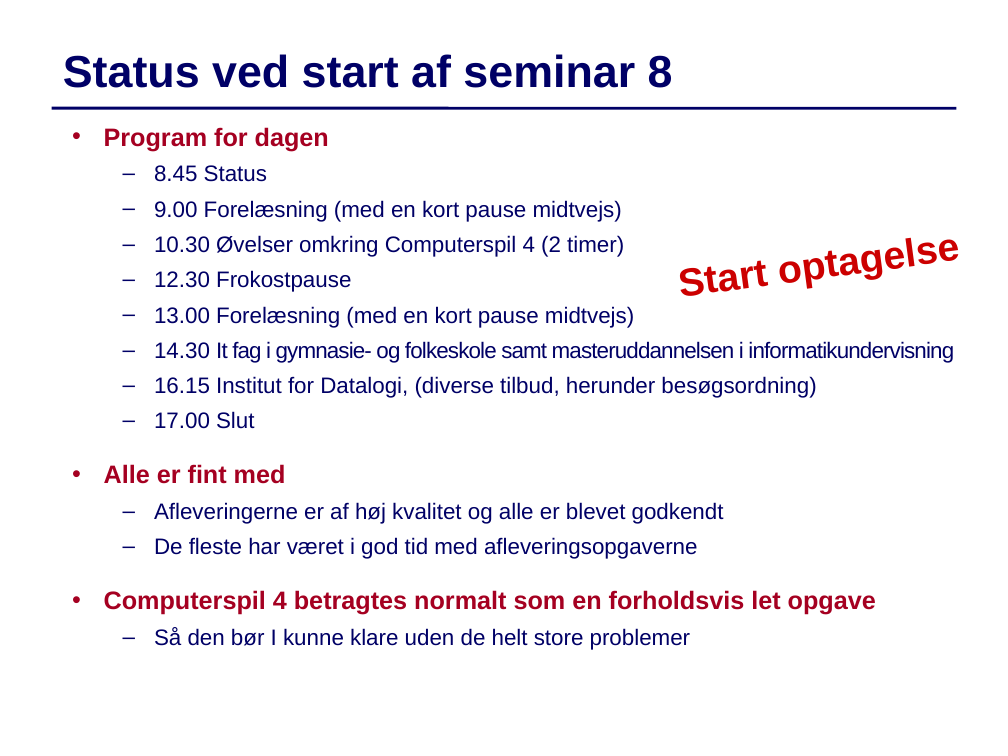
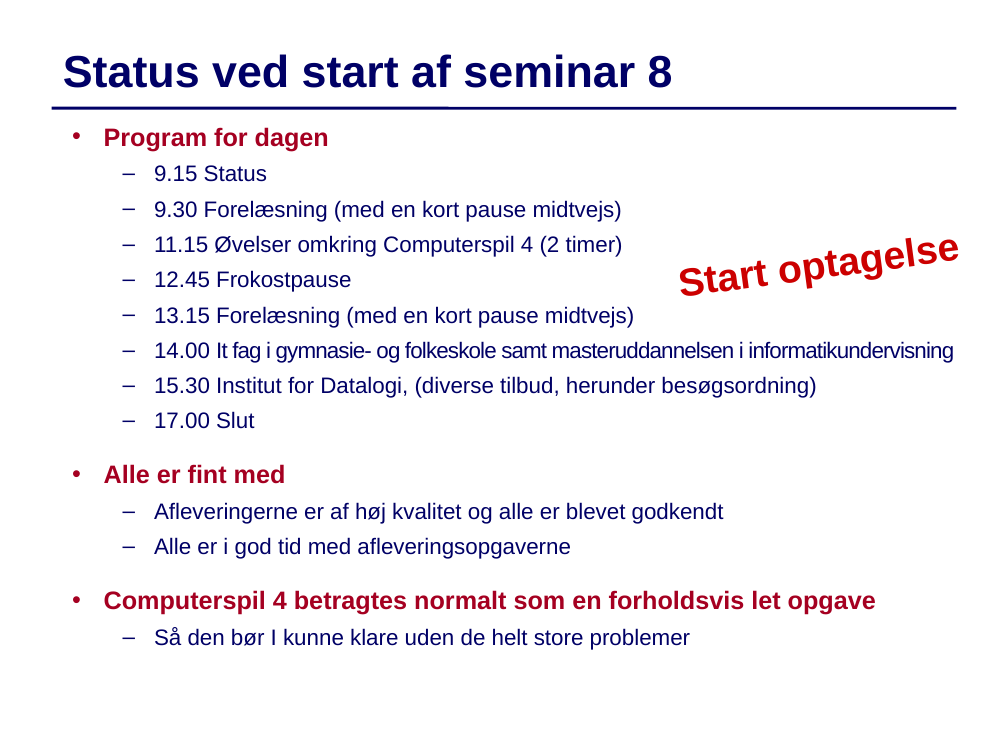
Before and after one commit to IntProgAU/Materiale, a slide deck: slide 1 of web/g22/status/Status8.pptx. Drawn at 1008x756 pixels with LibreOffice and Linux fonts; fonts in the diff are those of the drawing. Boxes give left, top, right and bottom in pixels: in the first picture for what was removed or moved away, otherwise in the second. Text is boxed around its words. In the diff, an @@ line names an element or a change of style, - is before the commit and + after.

```diff
--- a/web/g22/status/Status8.pptx
+++ b/web/g22/status/Status8.pptx
@@ text at [154,165,954,398]: text changed @@
-  – 8.45 Status
-  – 9.00 Forelæsning (med en kort pause midtvejs)
-  – 10.30 Øvelser omkring Computerspil 4 (2 timer)
-  – 12.30 Frokostpause
-  – 13.00 Forelæsning (med en kort pause midtvejs)
-  – 14.30 It fag i gymnasie- og folkeskole samt masteruddannelsen i informatikundervisning
-  – 16.15 Institut for Datalogi, (diverse tilbud, herunder besøgsordning)
+  – 9.15 Status
+  – 9.30 Forelæsning (med en kort pause midtvejs)
+  – 11.15 Øvelser omkring Computerspil 4 (2 timer)
+  – 12.45 Frokostpause
+  – 13.15 Forelæsning (med en kort pause midtvejs)
+  – 14.00 It fag i gymnasie- og folkeskole samt masteruddannelsen i informatikundervisning
+  – 15.30 Institut for Datalogi, (diverse tilbud, herunder besøgsordning)
@@ text at [154,537,571,559]: text changed @@
-  – De fleste har været i god tid med afleveringsopgaverne
+  – Alle er i god tid med afleveringsopgaverne
```
Also in this commit, not shown: 1 other slide changed, 2 slides removed.
